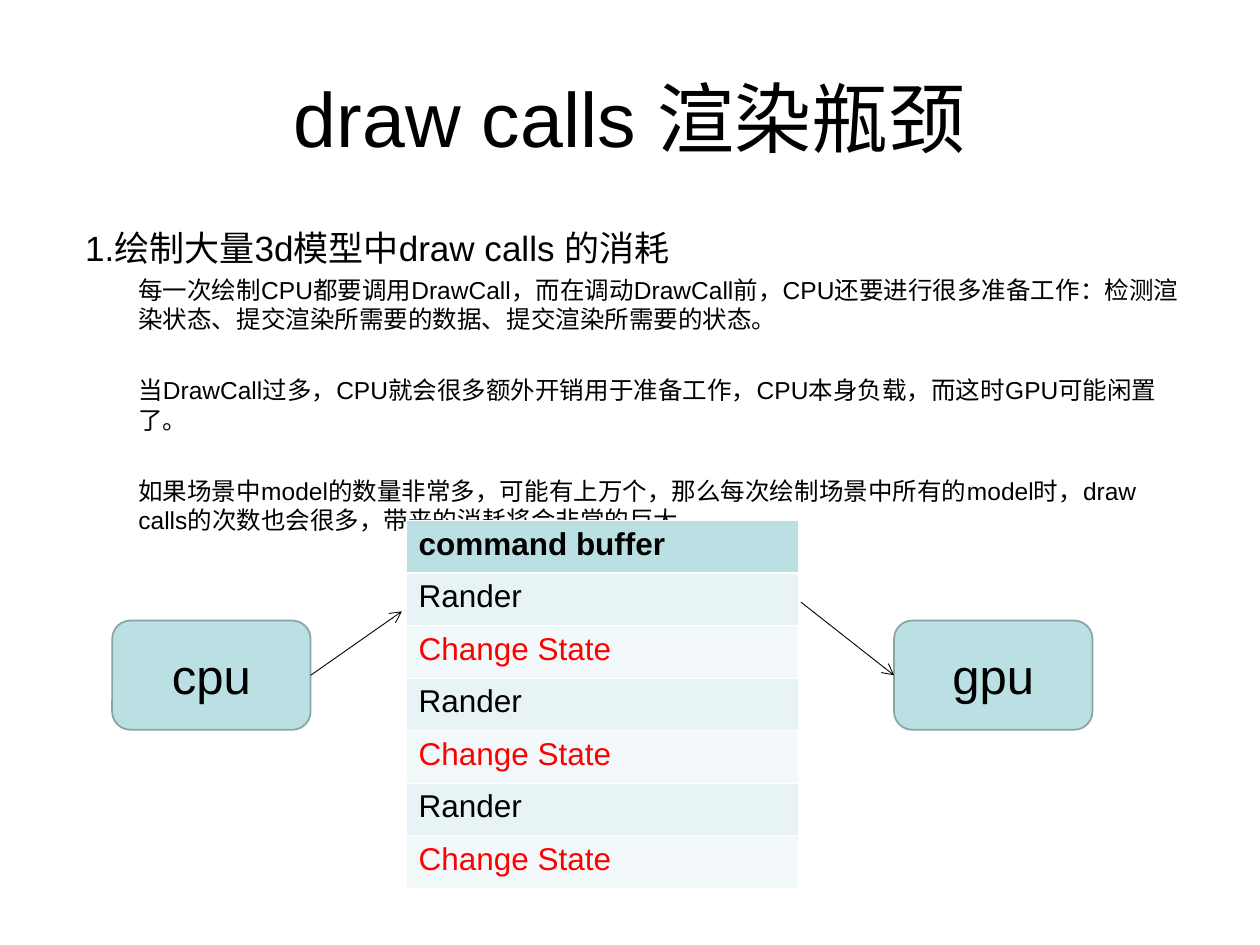
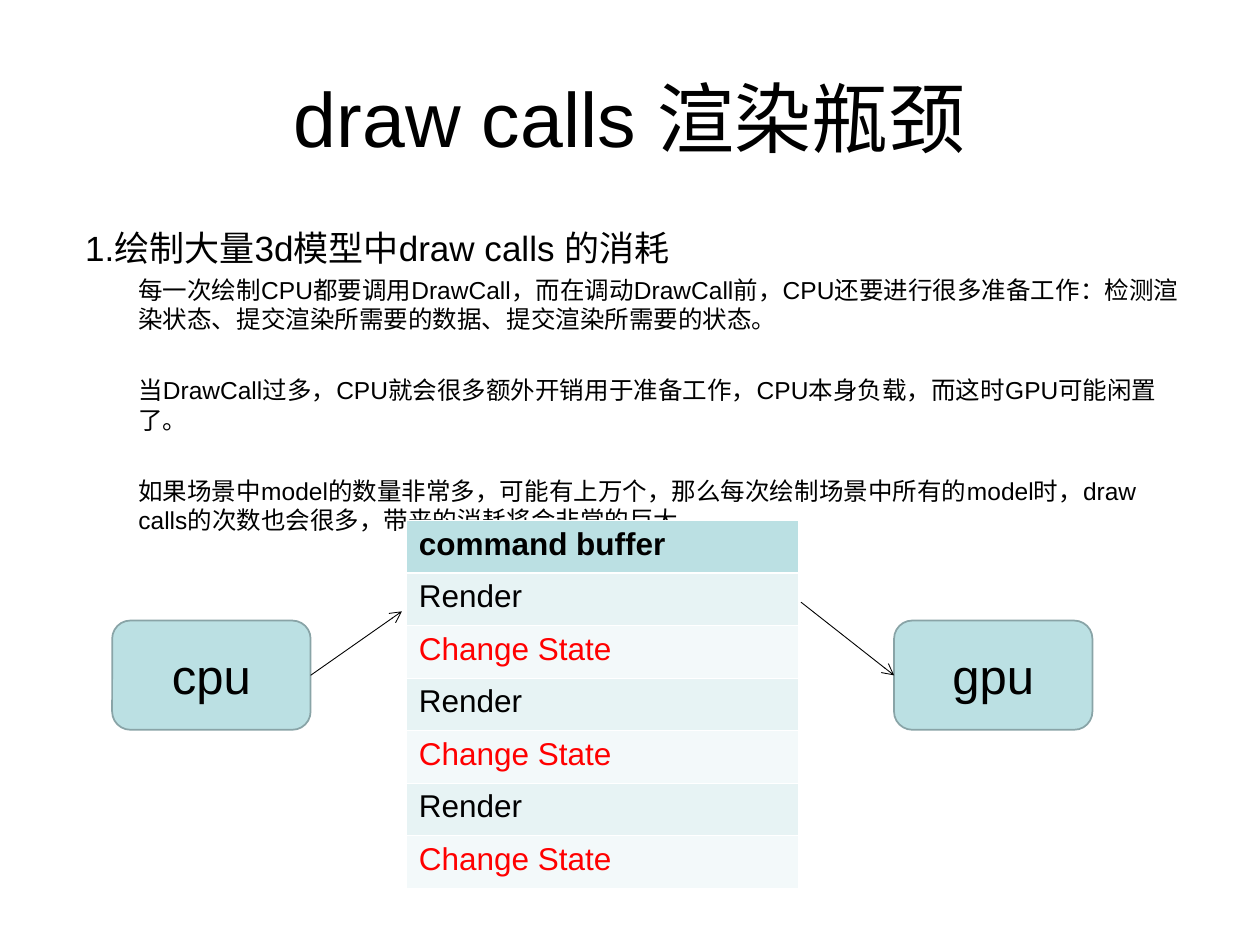
Before and after one commit to lhswei/learnopengl, a slide deck: slide 3 of sample/instancing/3D渲染instancing.ppt. Drawn at 1260x945 pixels with LibreOffice and Linux fonts; fonts in the diff are those of the drawing. Boxes give left, top, right and bottom in pixels: in the first picture for what was removed or moved away, otherwise in the second. Text is boxed around its words. In the diff, an @@ line names an element or a change of style, - is before the commit and + after.

```diff
--- a/sample/instancing/3D渲染instancing.ppt
+++ b/sample/instancing/3D渲染instancing.ppt
@@ table at [406, 520, 798, 888] @@
-row 2, column 1: Rander
+row 2, column 1: Render
-row 4, column 1: Rander
+row 4, column 1: Render
-row 6, column 1: Rander
+row 6, column 1: Render
```
Also in this commit, not shown: 1 other slide changed.
